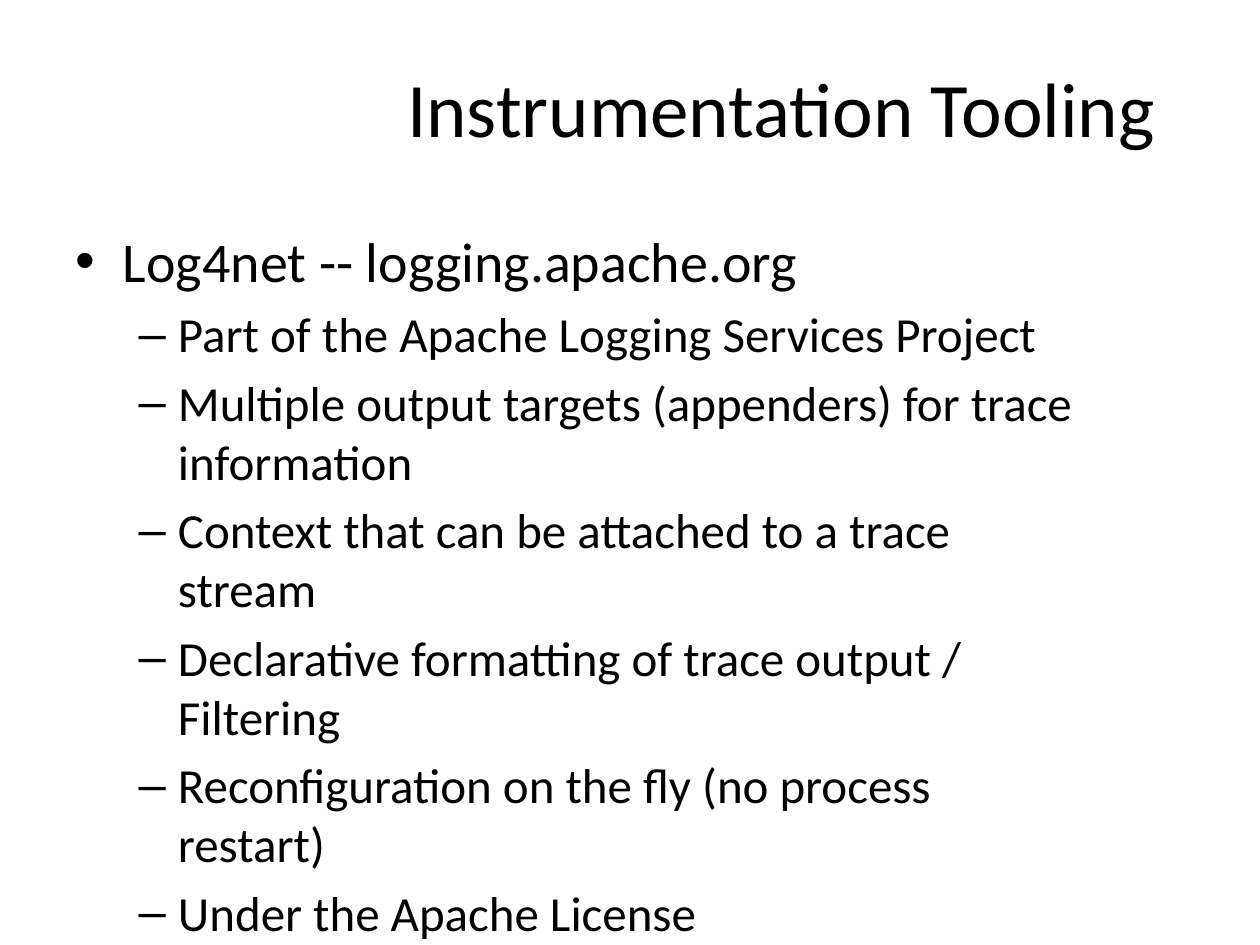
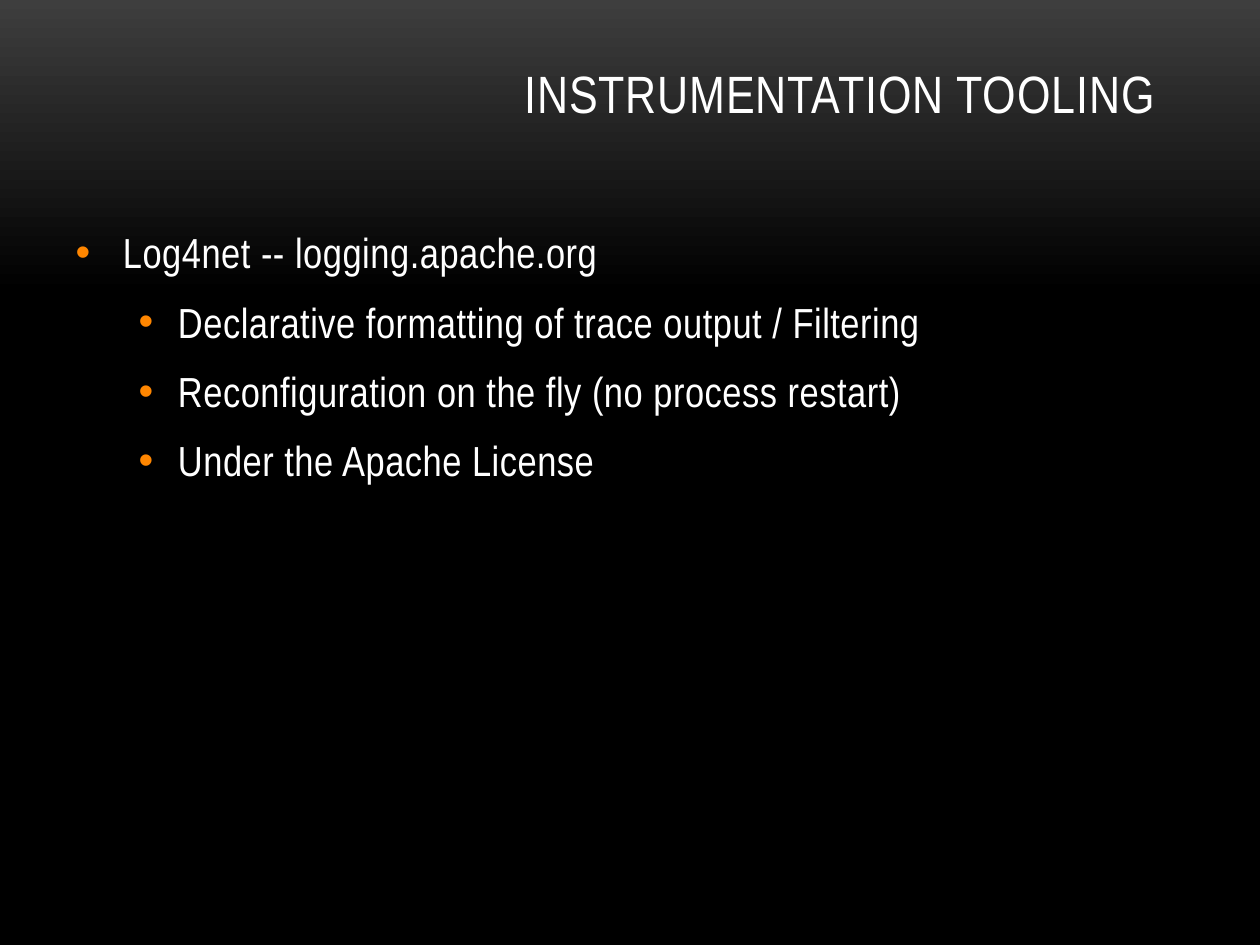
Before and after one commit to lozanotek/opensource, a slide deck: slide 28 of slides/open_source.pptx (slide 26 before the commit). Drawn at 1260x945 pixels with LibreOffice and Linux fonts; fonts in the diff are those of the drawing. Boxes give left, top, right and bottom in pixels: in the first picture for what was removed or moved away, otherwise in the second. Text is boxed around its words. In the diff, an @@ line names an element or a change of style, - is before the commit and + after.

```diff
--- a/slides/open_source.pptx
+++ b/slides/open_source.pptx
@@ background #FFFFFF to gradient #3F3F3F to #000000 @@
@@ title at bbox=[524, 76, 1155, 114]: text changed; size 44 to 30 pt; font Calibri to Arial Narrow; text colour #000000 to #FFFFFF @@
-Instrumentation Tooling
+INSTRUMENTATION TOOLING
@@ text "Log4net -- logging.apache.org" at bbox=[123, 237, 920, 485]: size 32 to 24 pt in "Log4net -- logging.apache.org"; font Calibri to Arial Narrow, text colour #000000 to #FFFFFF, letter spacing 0 to 0.3 pt; size 28 to 24 pt in "Declarative formatting of trace output / Filtering", "Reconfiguration on the fly (no process restart)", "Under the Apache License"; more space between paragraphs; bullet – to • @@
@@ text at bbox=[178, 318, 1072, 608]: paragraphs removed @@
-  – Part of the Apache Logging Services Project
-  – Multiple output targets (appenders) for trace information
-  – Context that can be attached to a trace stream
```
Also in this commit, not shown: 38 other slides changed, 5 slides added, 1 slide removed.
